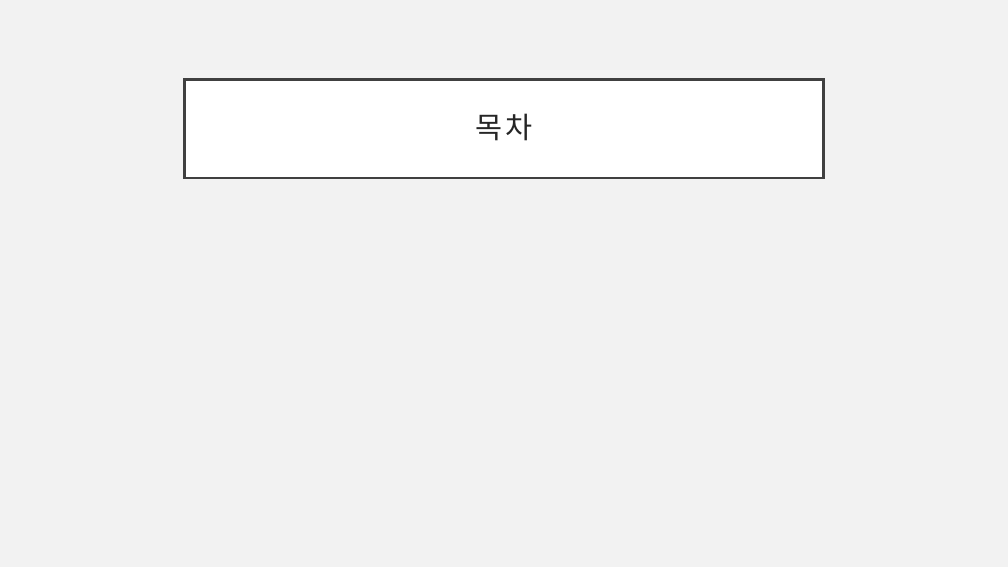
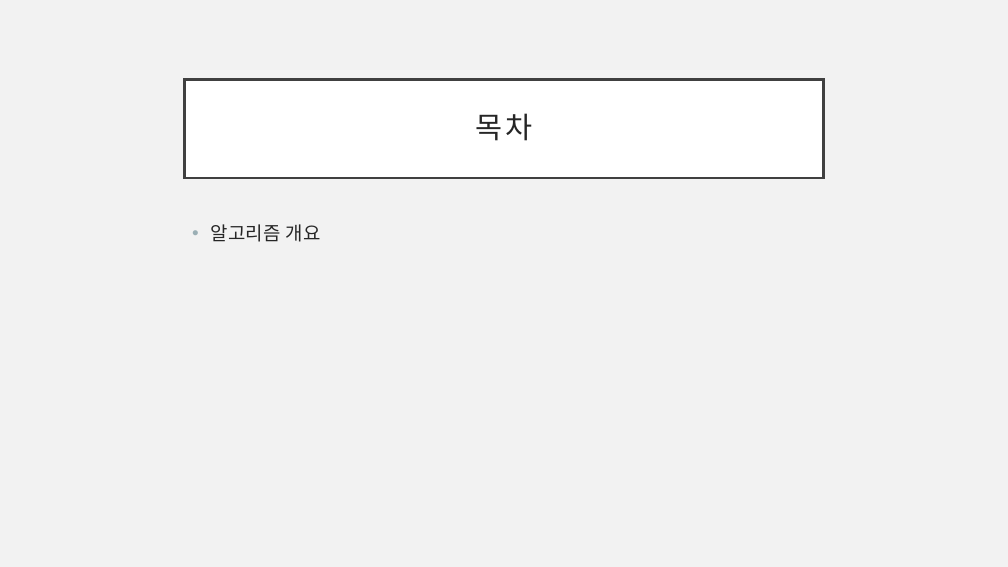
Before and after one commit to drhee0919/Rhee, a slide deck: slide 2 of 1. Stack & Que.pptx. Drawn at 1008x567 pixels with LibreOffice and Linux fonts; fonts in the diff are those of the drawing. Boxes give left, top, right and bottom in pixels: in the first picture for what was removed or moved away, otherwise in the second. Text is boxed around its words. In the diff, an @@ line names an element or a change of style, - is before the commit and + after.

Commit message:
directory update(20/02/01)

```diff
--- a/1. Stack & Que.pptx
+++ b/1. Stack & Que.pptx
@@ text added at bbox=[211, 224, 321, 242], 18 pt, text #262626 @@
+• 알고리즘 개요
```
